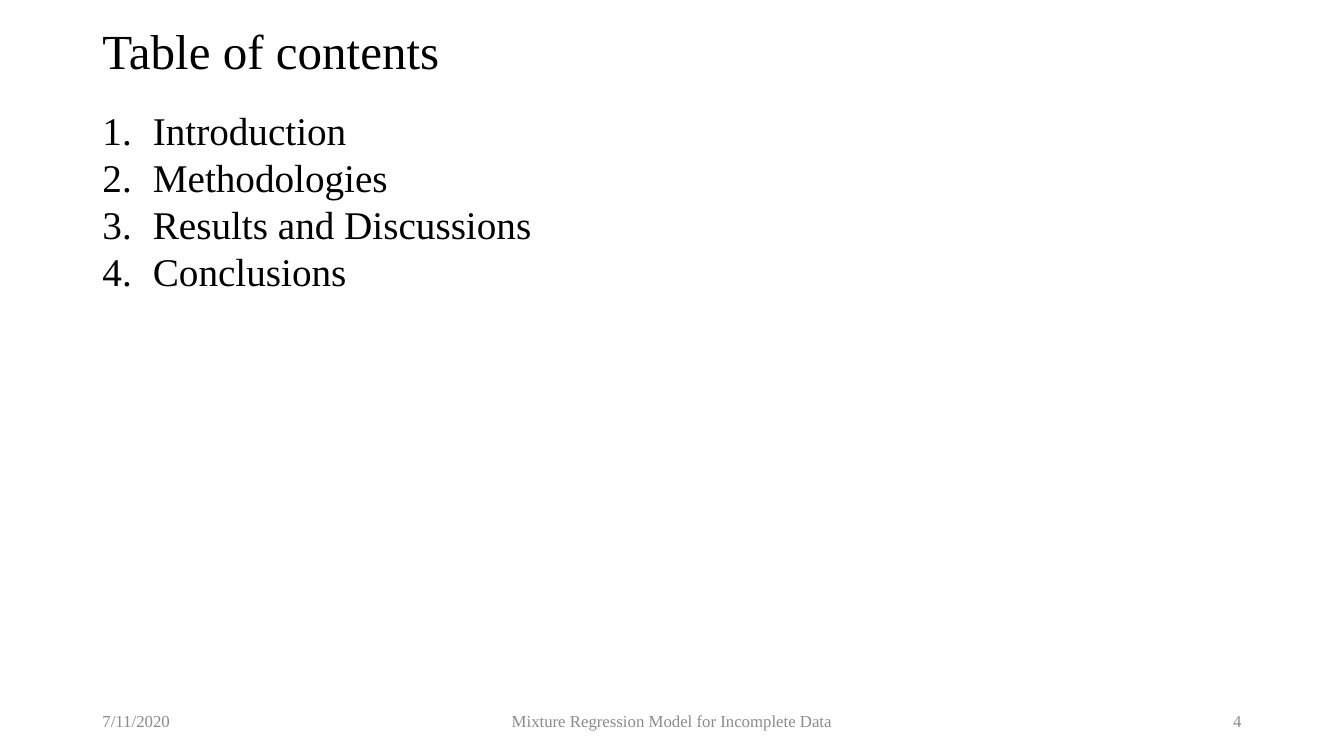
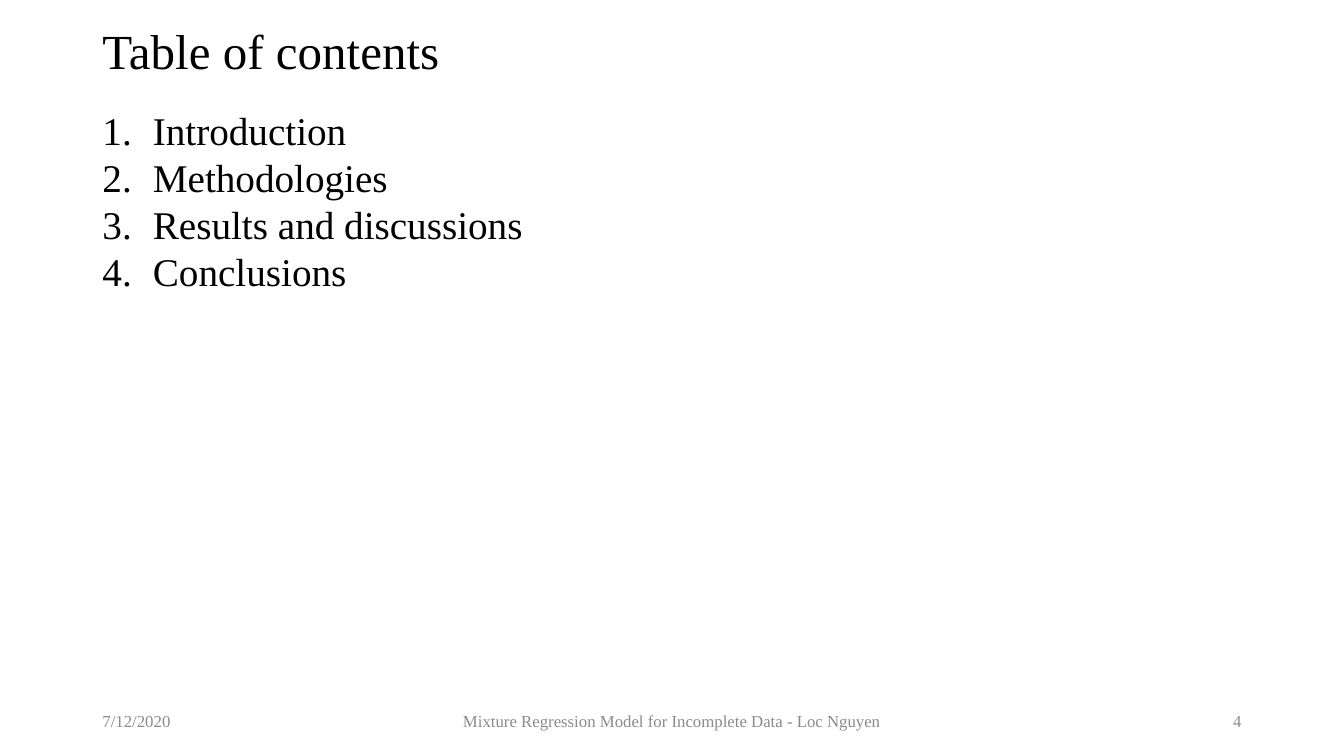
Before and after one commit to locnguyenacademic/sim, a slide deck: slide 4 of 2_design/MixtureRegressionModel/MixtureRegressionModel-RSC.pptx. Drawn at 1344x756 pixels with LibreOffice and Linux fonts; fonts in the diff are those of the drawing. Boxes give left, top, right and bottom in pixels: in the first picture for what was removed or moved away, otherwise in the second. Text is boxed around its words. In the diff, an @@ line names an element or a change of style, - is before the commit and + after.

```diff
--- a/2_design/MixtureRegressionModel/MixtureRegressionModel-RSC.pptx
+++ b/2_design/MixtureRegressionModel/MixtureRegressionModel-RSC.pptx
@@ text at [153,211,522,240]: text changed @@
-3. Results and Discussions
+3. Results and discussions
@@ text at [102,716,170,727]: text changed @@
-7/11/2020
+7/12/2020
@@ text at [463,715,880,731]: text changed @@
-Mixture Regression Model for Incomplete Data
+Mixture Regression Model for Incomplete Data - Loc Nguyen
```
Also in this commit, not shown: 20 other slides changed, 4 slides added, 1 other file.
